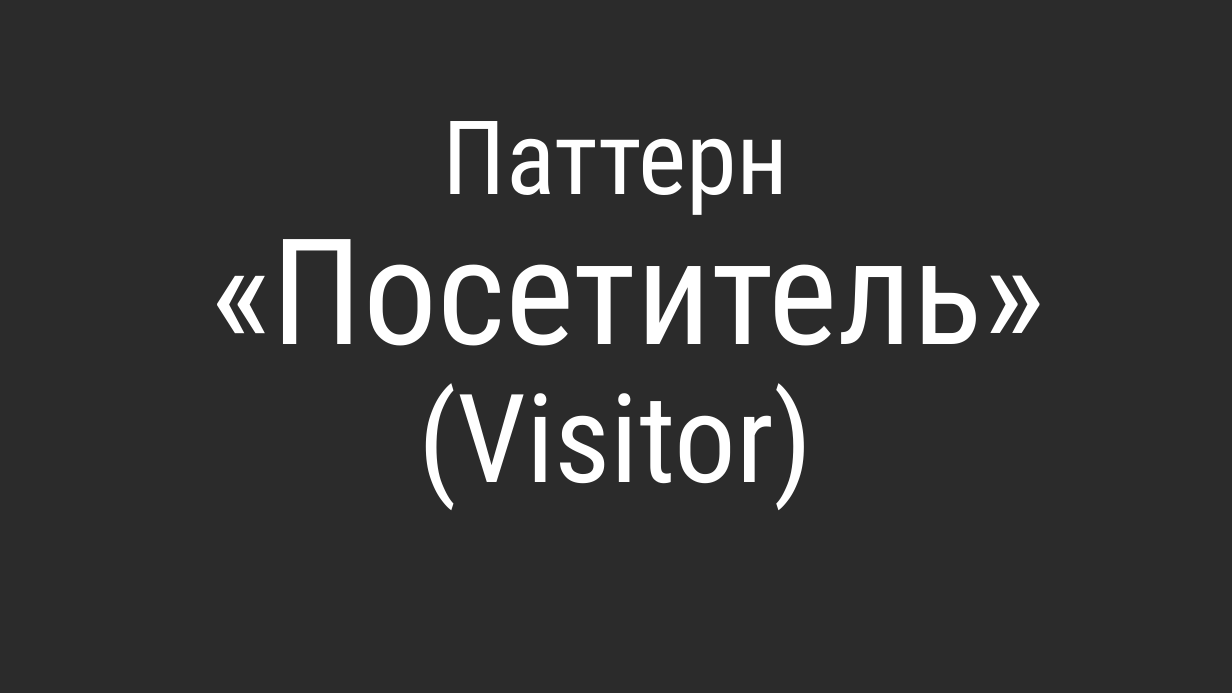
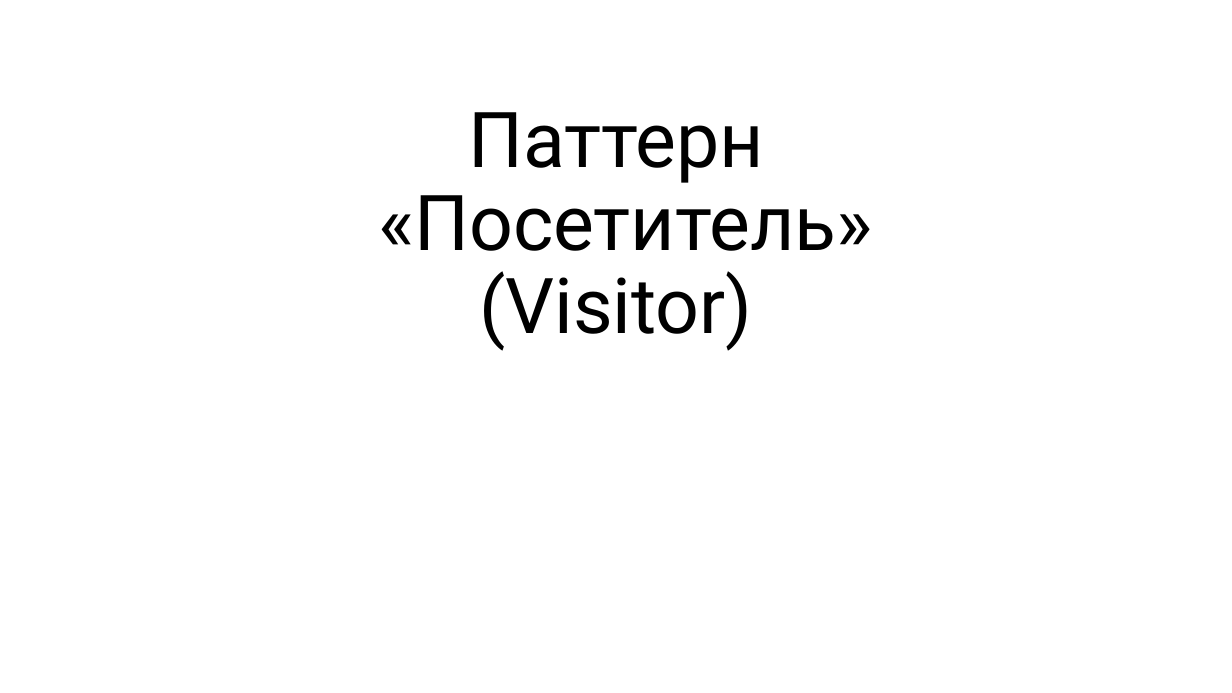
Before and after one commit to alexey-malov/ood, a slide deck: slide 1 of lectures/13.visitor/visitor.pptx. Drawn at 1232x693 pixels with LibreOffice and Linux fonts; fonts in the diff are those of the drawing; background and template pictures are left out; a plain dark background stands for a picture behind light text. Boxes give left, top, right and bottom in pixels: in the first picture for what was removed or moved away, otherwise in the second. Text is boxed around its words. In the diff, an @@ line names an element or a change of style, - is before the commit and + after.

Commit message:
Доработал лекцию по паттерну Visitor

```diff
--- a/lectures/13.visitor/visitor.pptx
+++ b/lectures/13.visitor/visitor.pptx
@@ background picture (left out) to #FFFFFF @@
@@ title "Паттерн «Посетитель» (Visitor)": place and size @@
-title "Паттерн «Посетитель» (Visitor)" at <box>210,121,1045,510</box>
+title "Паттерн «Посетитель» (Visitor)" at <box>378,112,872,351</box>
@@ title "Паттерн «Посетитель» (Visitor)" at <box>378,112,872,351</box>: size 80 to 60 pt in "Паттерн"; size 115 to 60 pt in "«Посетитель»"; size 96 to 60 pt in "(Visitor)"; font Roboto Condensed to Roboto, text colour #FFFFFF to #000000 @@
```
Also in this commit, not shown: 2 slides removed.
